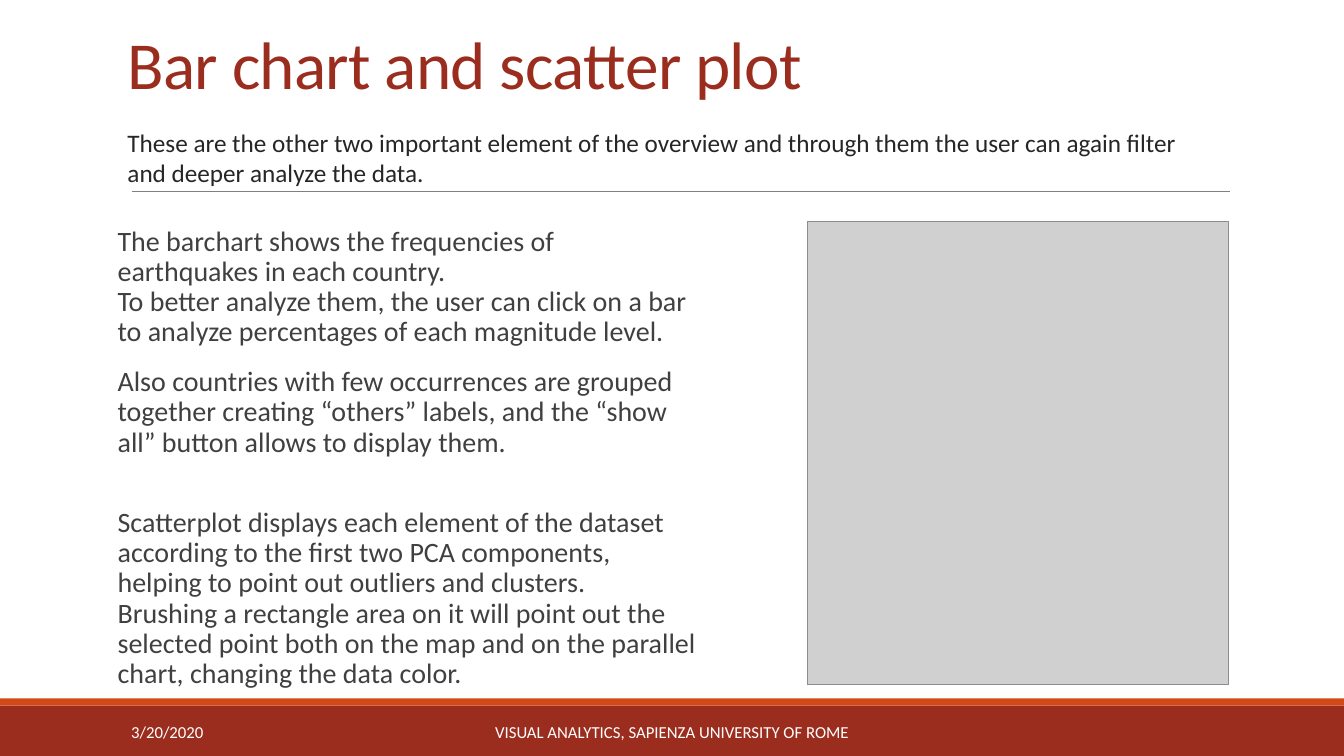
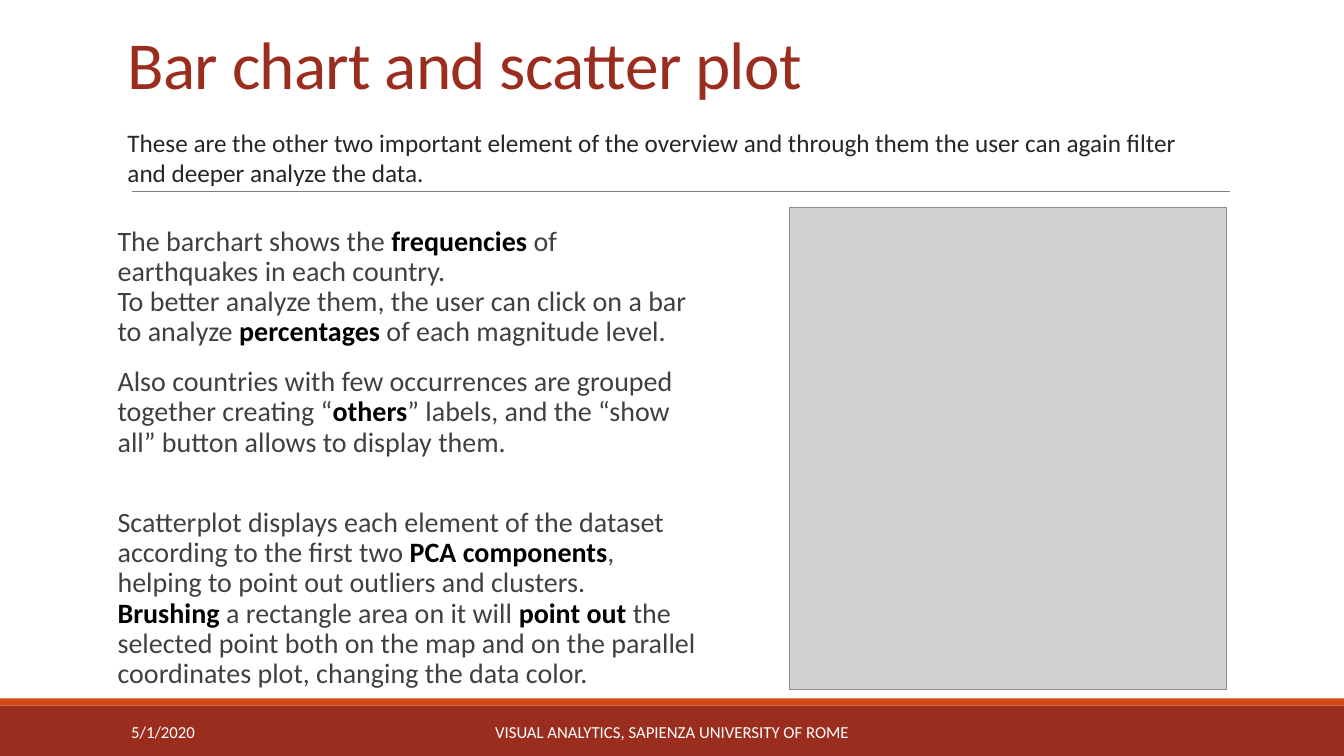
Before and after one commit to michaelcapponi/EarthquakesVA, a slide deck: slide 7 of docs/slides.pptx. Drawn at 1344x756 pixels with LibreOffice and Linux fonts; fonts in the diff are those of the drawing; grey boxes stand for pictures. Boxes give left, top, right and bottom in pixels: in the first picture for what was removed or moved away, otherwise in the second. Text is boxed around its words. In the diff, an @@ line names an element or a change of style, - is before the commit and + after.

```diff
--- a/docs/slides.pptx
+++ b/docs/slides.pptx
@@ picture: place and size @@
-picture at [808,222,1228,685]
+picture at [789,208,1227,689]
@@ text at [118,231,686,457]: text colour #404040 to #000000, bold on in "frequencies percentages", "“others”" @@
@@ picture removed at [808,222,1226,685] @@
@@ text at [118,512,695,688]: text changed @@
-Scatterplot displays each element of the dataset according to the first two PCA components, helping to point out outliers and clusters.
-Brushing a rectangle area on it will point out the selected point both on the map and on the parallel chart, changing the data color.
+Scatterplot displays each element of the dataset according to the first two PCA components, helping to point out outliers and clusters.
+Brushing a rectangle area on it will point out the selected point both on the map and on the parallel coordinates plot, changing the data color.
@@ text at [131,726,195,739]: text changed @@
-3/20/2020
+5/1/2020
```
Also in this commit, not shown: 9 other slides changed, 20 other files.
